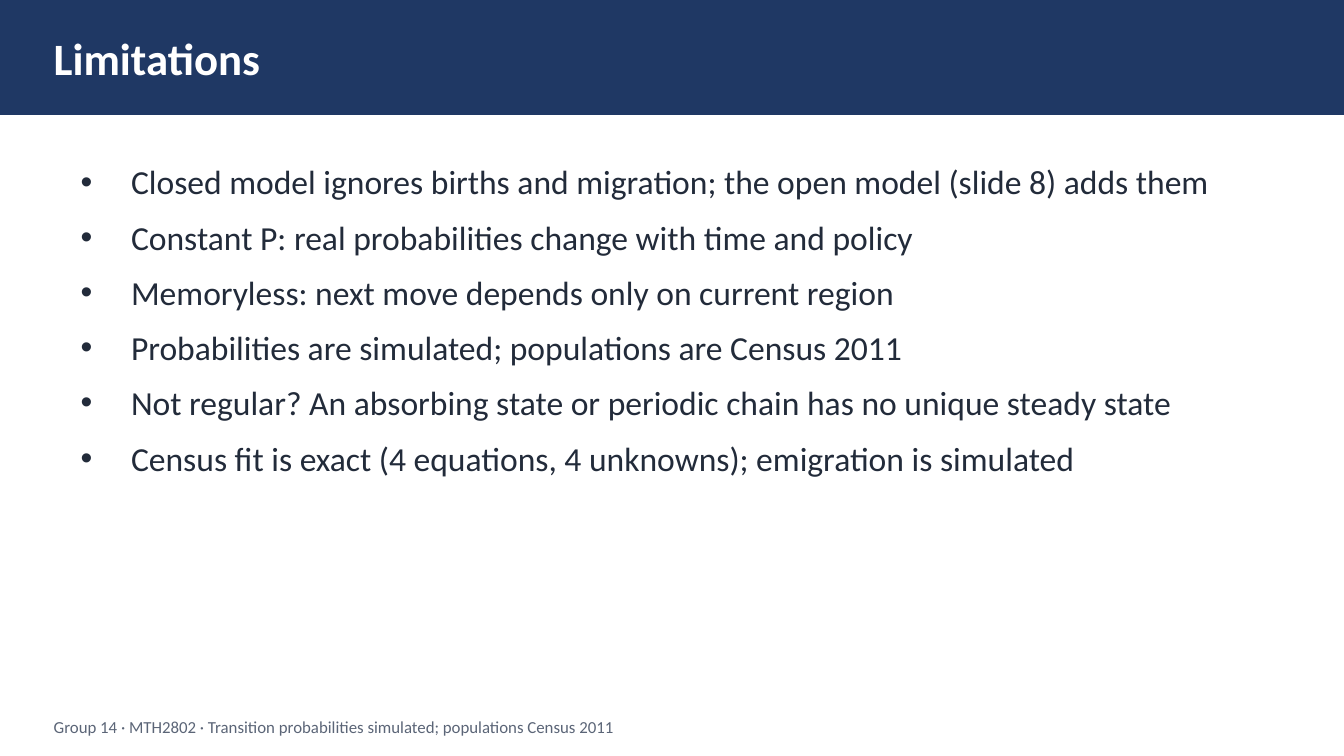
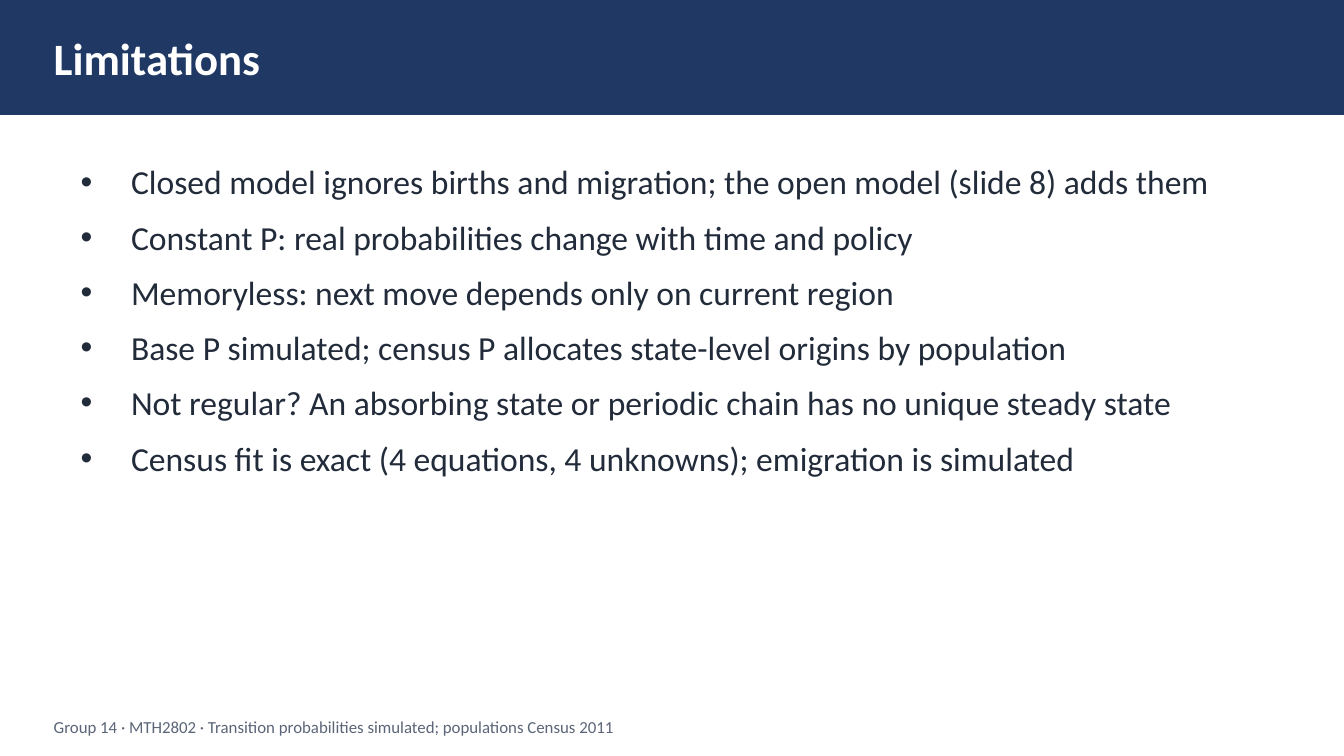
Before and after one commit to CRYPT-hack/population-prediction-, a slide deck: slide 11 of submission/Group14_Slides.pptx (slide 9 before the commit). Drawn at 1344x756 pixels with LibreOffice and Linux fonts; fonts in the diff are those of the drawing. Boxes give left, top, right and bottom in pixels: in the first picture for what was removed or moved away, otherwise in the second. Text is boxed around its words. In the diff, an @@ line names an element or a change of style, - is before the commit and + after.

```diff
--- a/submission/Group14_Slides.pptx
+++ b/submission/Group14_Slides.pptx
@@ text at [131,336,1066,366]: text changed @@
-• Probabilities are simulated; populations are Census 2011
+• Base P simulated; census P allocates state-level origins by population
```
Also in this commit, not shown: 1 other slide changed, 2 slides added.
